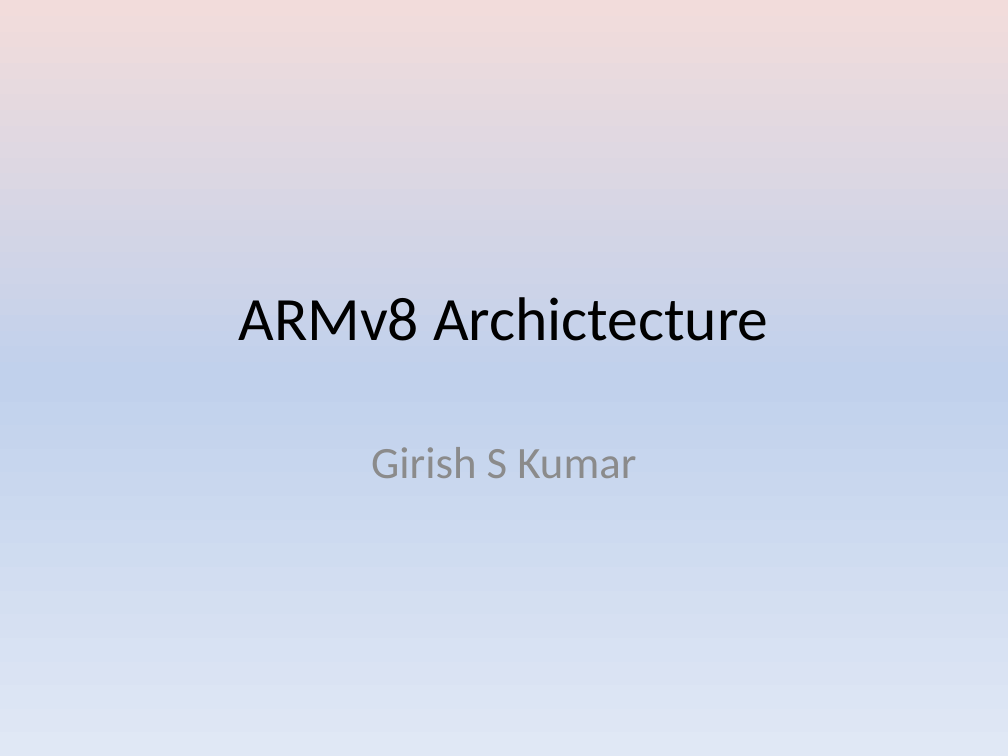
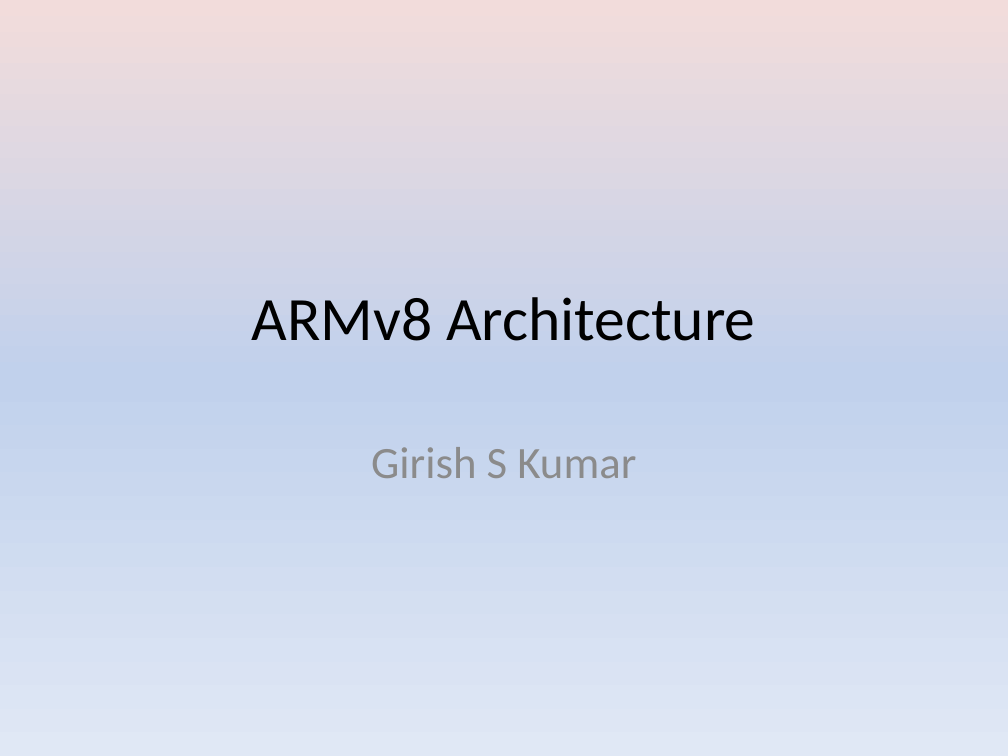
Before and after one commit to girishsukukumar/ARM-Architecture, a slide deck: slide 1 of 14.ARMV8Arch.pptx. Drawn at 1008x756 pixels with LibreOffice and Linux fonts; fonts in the diff are those of the drawing. Boxes give left, top, right and bottom in pixels: in the first picture for what was removed or moved away, otherwise in the second. Text is boxed around its words. In the diff, an @@ line names an element or a change of style, - is before the commit and + after.

```diff
--- a/14.ARMV8Arch.pptx
+++ b/14.ARMV8Arch.pptx
@@ title at (252,297,755,341): text changed @@
-ARMv8 Archictecture
+ARMv8 Architecture
```
Also in this commit, not shown: 6 other slides changed, 38 slides added.
